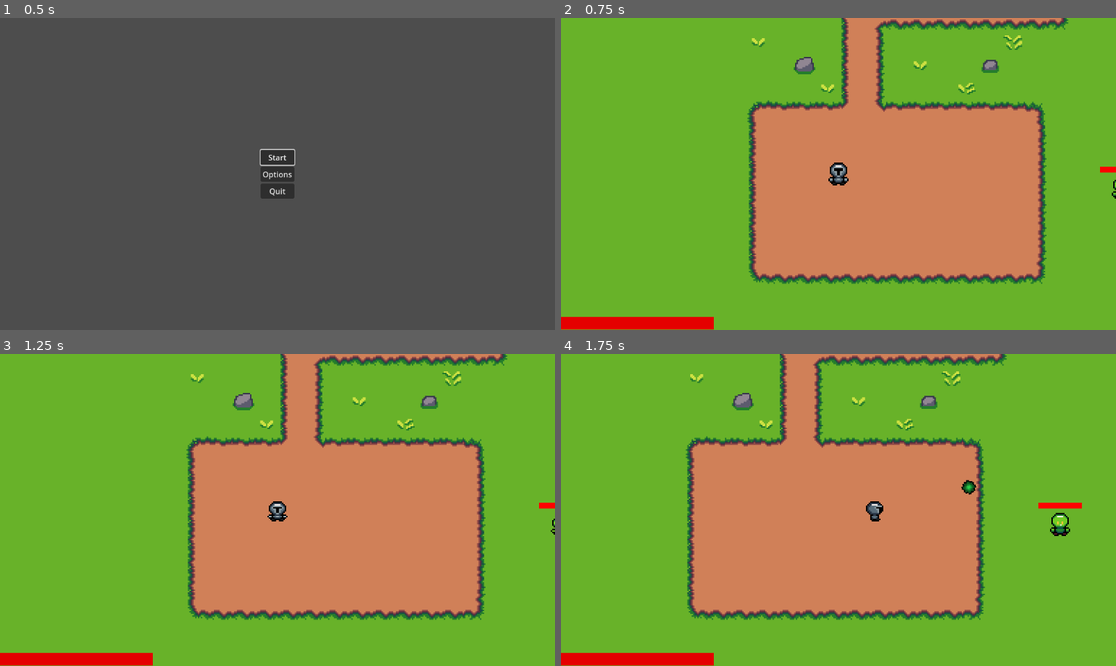
Above: before the commit, frames 1-4 (two rows, left to right).
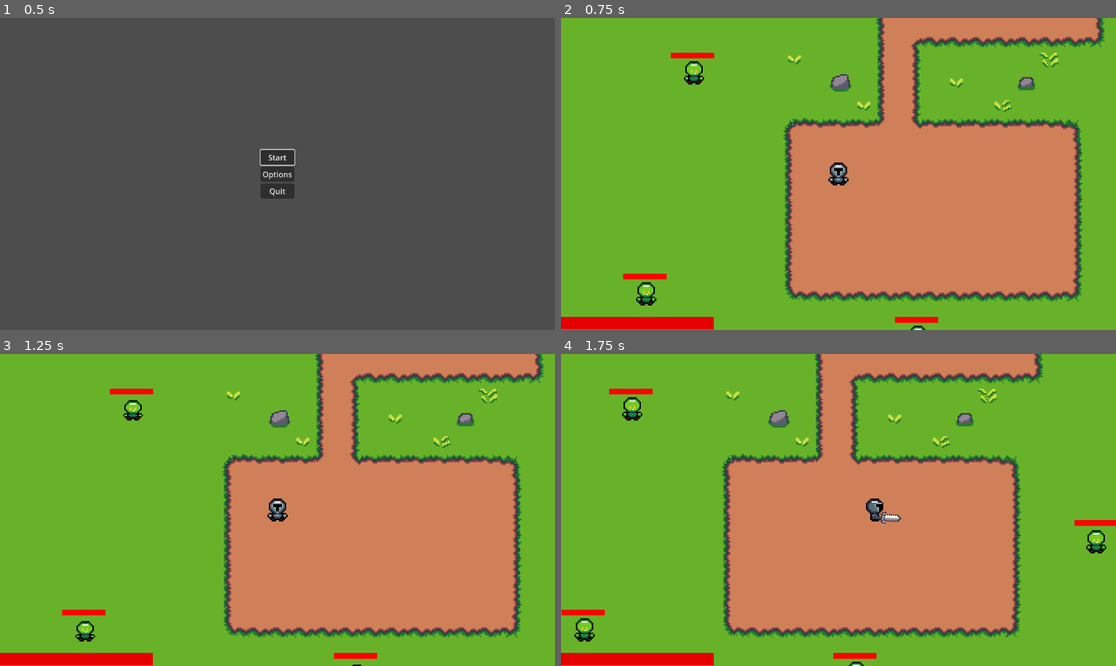
Above: after the commit, the same moments.

Repository: boothe0/CS386GodotProject
Game: Godot game, scene res://scenes/title_screen.tscn
The game is run twice, just before and just after one commit, with the same random seed, the same clock (stepped at 60 frames per second) and the same inputs.
Inputs (mouse positions are in pixels of both pictures, inside the frame that each line leads up to):
- Up to frame 1 (0.5 s): no input
- Up to frame 2 (0.75 s): click "Start" at 0.5 s
- Up to frame 3 (1.25 s): no input
- Up to frame 4 (1.75 s): move the mouse to (960, 494) at 1.27 s; hold D (move_right) from 1.28 s (still down); tap Space (dodge) at 1.35 s; click (960, 494) at 1.55 s

Frame 1 is identical in both runs. In frame 2, 23% of the frame differs, in the area x 11-100%, y 0-100%; in frame 3, 23%; in frame 4, 24%, in the area x 0-100%, y 0-100%.

Commit message:
added sword mechanics

Diff:
--- a/cs386gameproject/project.godot
+++ b/cs386gameproject/project.godot
@@ -45,7 +45,7 @@
 , Object(InputEventKey,"resource_local_to_scene":false,"resource_name":"","device":-1,"window_id":0,"alt_pressed":false …(186 unchanged characters)…
 ]
 }
-shoot={
+attack={
 "deadzone": 0.5,
 "events": [Object(InputEventMouseButton,"resource_local_to_scene":false,"resource_name":"","device":-1,"window_id":0,"a …(253 unchanged characters)…
 ]
@@ -55,11 +55,21 @@
 "events": [Object(InputEventKey,"resource_local_to_scene":false,"resource_name":"","device":-1,"window_id":0,"alt_press …(191 unchanged characters)…
 ]
 }
+switch_sword={
+"deadzone": 0.5,
+"events": [Object(InputEventKey,"resource_local_to_scene":false,"resource_name":"","device":-1,"window_id":0,"alt_pressed":false,"shift_pressed":false,"ctrl_pressed":false,"meta_pressed":false,"pressed":false,"keycode":0,"physical_keycode":49,"key_label":0,"unicode":49,"location":0,"echo":false,"script":null)
+]
+}
+switch_projectile={
+"deadzone": 0.5,
+"events": [Object(InputEventKey,"resource_local_to_scene":false,"resource_name":"","device":-1,"window_id":0,"alt_pressed":false,"shift_pressed":false,"ctrl_pressed":false,"meta_pressed":false,"pressed":false,"keycode":0,"physical_keycode":50,"key_label":0,"unicode":50,"location":0,"echo":false,"script":null)
+]
+}
 
 [layer_names]
 
 2d_physics/layer_1="Player"
-2d_physics/layer_2="Projectile"
+2d_physics/layer_2="Attack"
 2d_physics/layer_3="Enemy"
 
 [rendering]
--- a/cs386gameproject/scenes/main_scene.tscn
+++ b/cs386gameproject/scenes/main_scene.tscn
@@ -61,7 +61,7 @@
 position = Vector2(-509, -312)
 
 [node name="Player" parent="." instance=ExtResource("1_6hm0t")]
-position = Vector2(220, 155)
+position = Vector2(195, 143)
 
 [node name="Camera2D" type="Camera2D" parent="Player"]
 zoom = Vector2(3, 3)
@@ -93,9 +93,54 @@
 show_percentage = false
 script = ExtResource("4_p1aji")
 
+[node name="Enemy2" parent="." instance=ExtResource("3_n8vaq")]
+position = Vector2(62, 226)
+
+[node name="EnemyHealthBar" type="ProgressBar" parent="Enemy2"]
+offset_left = -16.0
+offset_top = -14.0
+offset_right = 14.0
+offset_bottom = -10.0
+theme_override_styles/background = SubResource("StyleBoxFlat_nugsw")
+theme_override_styles/fill = SubResource("StyleBoxFlat_eoqfu")
+max_value = 10.0
+value = 10.0
+show_percentage = false
+script = ExtResource("4_p1aji")
+
+[node name="Enemy3" parent="." instance=ExtResource("3_n8vaq")]
+position = Vector2(95, 73)
+
+[node name="EnemyHealthBar" type="ProgressBar" parent="Enemy3"]
+offset_left = -16.0
+offset_top = -14.0
+offset_right = 14.0
+offset_bottom = -10.0
+theme_override_styles/background = SubResource("StyleBoxFlat_nugsw")
+theme_override_styles/fill = SubResource("StyleBoxFlat_eoqfu")
+max_value = 10.0
+value = 10.0
+show_percentage = false
+script = ExtResource("4_p1aji")
+
+[node name="Enemy4" parent="." instance=ExtResource("3_n8vaq")]
+position = Vector2(250, 256)
+
+[node name="EnemyHealthBar" type="ProgressBar" parent="Enemy4"]
+offset_left = -16.0
+offset_top = -14.0
+offset_right = 14.0
+offset_bottom = -10.0
+theme_override_styles/background = SubResource("StyleBoxFlat_nugsw")
+theme_override_styles/fill = SubResource("StyleBoxFlat_eoqfu")
+max_value = 10.0
+value = 10.0
+show_percentage = false
+script = ExtResource("4_p1aji")
+
 [node name="PlayerUI" type="CanvasLayer" parent="."]
 
-[node name="HealthBar" type="ProgressBar" parent="PlayerUI" node_paths=PackedStringArray("player")]
+[node name="HealthBar" type="ProgressBar" parent="PlayerUI"]
 anchors_preset = 2
 anchor_top = 1.0
 anchor_bottom = 1.0
@@ -110,6 +155,5 @@
 value = 10.0
 show_percentage = false
 script = ExtResource("4_d7btm")
-player = NodePath("../../Player")
 
 [connection signal="timeout" from="Player/Timer" to="Player" method="_on_timer_timeout"]
--- a/cs386gameproject/scenes/player.tscn
+++ b/cs386gameproject/scenes/player.tscn
@@ -1,7 +1,8 @@
-[gd_scene load_steps=21 format=3 uid="uid://cmxv3umec3ewx"]
+[gd_scene load_steps=22 format=3 uid="uid://cmxv3umec3ewx"]
 
 [ext_resource type="Script" path="res://scripts/player.gd" id="1_ucs4q"]
 [ext_resource type="Texture2D" uid="uid://db6a0gcvmsdqe" path="res://assets/16x16 Magical Forest Asset Pack/Characters/KnightCharacter-Idle.png" id="2_80bxb"]
+[ext_resource type="PackedScene" uid="uid://cbkptu6ifigqp" path="res://scenes/sword.tscn" id="3_iswpw"]
 
 [sub_resource type="AtlasTexture" id="AtlasTexture_h468s"]
 atlas = ExtResource("2_80bxb")
@@ -173,3 +174,7 @@
 
 [node name="CollisionShape2D" type="CollisionShape2D" parent="."]
 shape = SubResource("CapsuleShape2D_nrny4")
+
+[node name="Sword" parent="." instance=ExtResource("3_iswpw")]
+position = Vector2(-5, 4)
+rotation = -2.61799
--- /dev/null
+++ b/cs386gameproject/scenes/sword.tscn
@@ -0,0 +1,33 @@
+[gd_scene load_steps=4 format=3 uid="uid://cbkptu6ifigqp"]
+
+[ext_resource type="Script" path="res://scripts/sword.gd" id="1_kp4im"]
+[ext_resource type="Texture2D" uid="uid://bq5svy4eevgis" path="res://assets/16x16 Magical Forest Asset Pack/Weapons/Weapons.png" id="1_ks1js"]
+
+[sub_resource type="CapsuleShape2D" id="CapsuleShape2D_5t2in"]
+radius = 3.00935
+height = 13.9703
+
+[node name="Sword" type="Node2D"]
+z_index = 6
+rotation = 0.785398
+script = ExtResource("1_kp4im")
+
+[node name="Sprite2D" type="Sprite2D" parent="."]
+texture = ExtResource("1_ks1js")
+centered = false
+offset = Vector2(-2.345, -13.515)
+region_enabled = true
+region_rect = Rect2(0, 0, 16, 16)
+
+[node name="Area2D" type="Area2D" parent="."]
+collision_layer = 2
+collision_mask = 4
+
+[node name="CollisionShape2D" type="CollisionShape2D" parent="Area2D"]
+position = Vector2(8.48528, -8.48528)
+rotation = 0.680678
+skew = 0.0820305
+shape = SubResource("CapsuleShape2D_5t2in")
+
+[connection signal="area_entered" from="Area2D" to="." method="_on_area_2d_area_entered"]
+[connection signal="body_entered" from="Area2D" to="." method="_on_area_2d_body_entered"]
--- a/cs386gameproject/scripts/health_bar.gd
+++ b/cs386gameproject/scripts/health_bar.gd
@@ -1,6 +1,6 @@
 extends ProgressBar
 
-@export var player: CharacterBody2D
+@onready var player: CharacterBody2D = $"../../Player"
 # Called when the node enters the scene tree for the first time.
 func _ready() -> void:
 	max_value = player.health
--- a/cs386gameproject/scripts/player.gd
+++ b/cs386gameproject/scripts/player.gd
@@ -1,26 +1,33 @@
 extends CharacterBody2D
 
-# exported and onready variables first
-@onready var animated_sprite = $AnimatedSprite2D  # Get the sprite node
+enum WeaponType {SWORD, PROJECTILE}
+
+@onready var animated_sprite = $AnimatedSprite2D
 @export var health = 5
-#constants going here
-const SPEED = 150
-# the rest of the variables down here
+@onready var sword: Node2D = $Sword
+var last_direction = Vector2.DOWN
+var last_movement_direction = Vector2.DOWN
+var last_attack_direction = Vector2.DOWN
 var projectile_scene = preload("res://scenes/projectile.tscn")
 var can_dodge = true
-var dash_direction = Vector2()
-# signals go here (should be in a separate file if many more are added later on)
+var current_weapon = WeaponType.SWORD
+
+# Constants
+const SPEED = 150
+
+# Signals
 signal health_update
 
-
-
-# initialization calls go here
+# Initialization
 func _ready():
 	health_update.emit()
+
+	sword.hide()  # Start hidden
 
 func _physics_process(_delta):
 	var direction = Vector2.ZERO
 
+	# Detect movement input
 	if Input.is_action_pressed("move_right"):
 		direction.x += 1
 	elif Input.is_action_pressed("move_left"):
@@ -31,39 +38,102 @@
 	elif Input.is_action_pressed("move_up"):
 		direction.y -= 1
 
-	# Normalize for consistent diagonal movement speed
-	direction = direction.normalized()
-	velocity = direction * SPEED
-	move_and_slide()
-	const SPEED = 150
-	# Play correct animation (prioritizing horizontal movement)
-	if direction.x != 0:
-		if direction.x > 0:
-			animated_sprite.play("walk_right")
-		else:
-			animated_sprite.play("walk_left")
-	elif direction.y != 0:
-		if direction.y > 0:
-			animated_sprite.play("walk_down")
-		else:
-			animated_sprite.play("walk_up")
-	else:
-		# Play idle animation based on the last movement
-		if animated_sprite.animation.begins_with("walk"):
-			animated_sprite.play("idle_" + animated_sprite.animation.split("_")[1])
+	# Normalize movement direction
+	if direction.length() > 0:
+		last_movement_direction = direction.normalized()
+		velocity = direction.normalized() * SPEED
+		move_and_slide()
 
-	if Input.is_action_just_pressed("shoot"):
-		shoot()
+	# Update facing direction based on mouse position
+	update_movement_animation()
 
+	# Handle attack input
+	if Input.is_action_just_pressed("attack"):
+		if current_weapon == WeaponType.PROJECTILE:
+			print("shooting projectile") # Debug
+			shoot()
+		elif current_weapon == WeaponType.SWORD:
+			print("swinging sword") # Debug
+			swing_sword()
+
+	# Handle dodge
 	if Input.is_action_just_pressed("dodge") and can_dodge:
-		# if spacebar is pressed it starts the timer
 		$Timer.start()
+
+func update_movement_animation():
+	# If the sword is attacking, don't change facing direction yet
+	if sword.attacking:
+		return
+
+	# Otherwise, update facing direction based on movement
+	if last_movement_direction == Vector2.RIGHT:
+		animated_sprite.play("walk_right")
+	elif last_movement_direction == Vector2.LEFT:
+		animated_sprite.play("walk_left")
+	elif last_movement_direction == Vector2.UP:
+		animated_sprite.play("walk_up")
+	elif last_movement_direction == Vector2.DOWN:
+		animated_sprite.play("walk_down")
+
+# Handle weapon switching
+func _unhandled_input(event: InputEvent) -> void:
+	if event.is_action_pressed("switch_sword"):
+		current_weapon = WeaponType.SWORD
+		print("Switched to Sword") # debug
+	elif event.is_action_pressed("switch_projectile"):
+		current_weapon = WeaponType.PROJECTILE
+		print("Switched to Projectile") # debug
+
+# Handle shooting projectiles
 func shoot():
 	var projectile = projectile_scene.instantiate()
 	get_parent().add_child(projectile)
 	projectile.global_position = global_position
 	projectile.set_direction(get_global_mouse_position(), global_position)
 
+# Handle sword attack
+func swing_sword():
+	# Update facing direction to match attack direction and lock it
+	update_attack_direction()
+	var attack_animation = get_idle_animation(last_attack_direction)
+	animated_sprite.play(attack_animation)  # Force player to face attack direction
+	print("Swinging sword in direction:", last_attack_direction)  # Debugging
+
+	# Start sword attack and wait until it's fully done
+	sword.show()
+	sword.set_sword_direction(last_attack_direction)  # Set sword to attack direction
+	await sword.attack()  # Wait until attack is complete
+
+	# After the attack, return to movement-based facing
+	print("Attack finished, returning to movement animation")  # Debug
+	update_movement_animation()
+
+func get_idle_animation(direction: Vector2) -> String:
+	if direction == Vector2.RIGHT:
+		return "idle_right"
+	elif direction == Vector2.LEFT:
+		return "idle_left"
+	elif direction == Vector2.UP:
+		return "idle_up"
+	elif direction == Vector2.DOWN:
+		return "idle_down"
+	return "idle_down"  # Default fallback
+
+func update_attack_direction():
+	var mouse_pos = get_global_mouse_position()
+	var angle = (mouse_pos - global_position).angle()
+
+	# Convert angle into a direction (Up, Down, Left, Right)
+	if abs(angle) < PI / 4:  # Right
+		last_attack_direction = Vector2.RIGHT
+	elif abs(angle) > 3 * PI / 4:  # Left
+		last_attack_direction = Vector2.LEFT
+	elif angle < 0:  # Up
+		last_attack_direction = Vector2.UP
+	else:  # Down
+		last_attack_direction = Vector2.DOWN
+
+# Handle player taking damage
 func take_damage(amount):
 	health -= amount
 	health_update.emit()
@@ -75,7 +145,5 @@
 	print("Player died")
 	queue_free()
 
-
 func _on_timer_timeout() -> void:
-	# testing cooldown timer for dodge
-	print("On 2 second cooldown")
+	print("On 2 second cooldown")  # Debug for dodge cooldown
--- /dev/null
+++ b/cs386gameproject/scripts/sword.gd
@@ -0,0 +1,88 @@
+extends Node2D
+
+var attacking = false  # Prevents multiple attacks at once
+var attack_angle = 45  # How much the sword swings
+var attack_speed = 0.2  # Speed of the swing
+
+@onready var sprite = $Sprite2D  # Sword sprite
+@onready var hitbox = $Area2D  # Sword's hitbox
+
+var current_direction = Vector2.DOWN
+var hit_enemies = []
+
+func _ready() -> void:
+	hitbox.monitorable = false
+	hitbox.monitoring = false
+
+func set_sword_direction(direction: Vector2):
+	current_direction = direction
+
+	if direction == Vector2.RIGHT:
+		position = Vector2(1, 5)
+		rotation_degrees = -90      # Face right
+		z_index = 6
+	elif direction == Vector2.LEFT:
+		position = Vector2(0, 5)
+		rotation_degrees = 0      # Face left
+		z_index = 3
+	elif direction == Vector2.UP:
+		position = Vector2(6, 3)
+		rotation_degrees = 0      # Face up
+		z_index = 3
+	elif direction == Vector2.DOWN:
+		position = Vector2(-5, 4)
+		rotation_degrees = -150       # Face down
+		z_index = 6
+
+	print("Sword direction set to:", current_direction)  # Debugging
+
+func attack():
+	if attacking:
+		return  # Prevent multiple swings at once
+
+	attacking = true
+	hit_enemies.clear()
+	print("Sword attack started")  # Debug
+
+	hitbox.monitorable = true
+	hitbox.monitoring = true
+
+	var tween = create_tween()
+	tween.set_trans(Tween.TRANS_LINEAR)
+	tween.set_ease(Tween.EASE_IN_OUT)
+
+	# Determine the correct swing angles
+	var start_angle = rotation_degrees
+	var end_angle = 0  # Default value, will be changed
+
+	if current_direction == Vector2.RIGHT:
+		end_angle = 60
+	elif current_direction == Vector2.LEFT:
+		end_angle = -150
+	elif current_direction == Vector2.DOWN:
+		end_angle = -290
+	elif current_direction == Vector2.UP:
+		end_angle = -90
+
+	# Swing forward
+	tween.tween_property(self, "rotation_degrees", end_angle, attack_speed)
+	await tween.finished  # Ensure we wait for the full forward swing
+
+	# Swing back
+	tween = create_tween()
+	tween.tween_property(self, "rotation_degrees", start_angle, attack_speed)
+	await tween.finished  # Ensure we wait for the return swing
+
+	attacking = false
+	hide()  # Hide sword after attack
+
+	hitbox.monitorable = false
+	hitbox.monitoring = false
+
+	print("Sword attack finished")  # Debug
+
+func _on_area_2d_body_entered(body: Node2D) -> void:
+	if body.is_in_group("enemies") and body not in hit_enemies:
+		print("Hit an enemy!")
+		hit_enemies.append(body)
+		body.take_damage(1)  # Deal 1 damage
